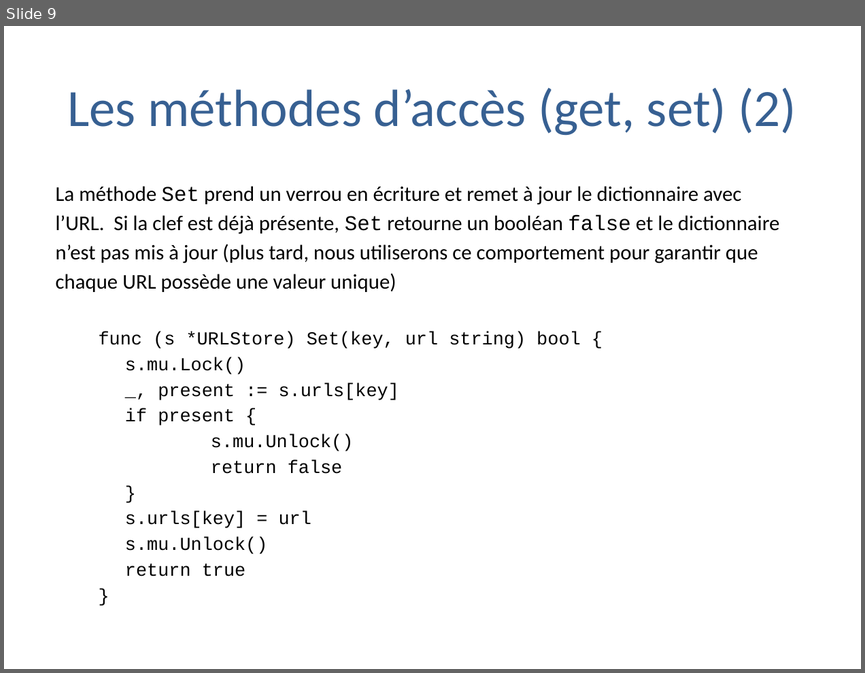
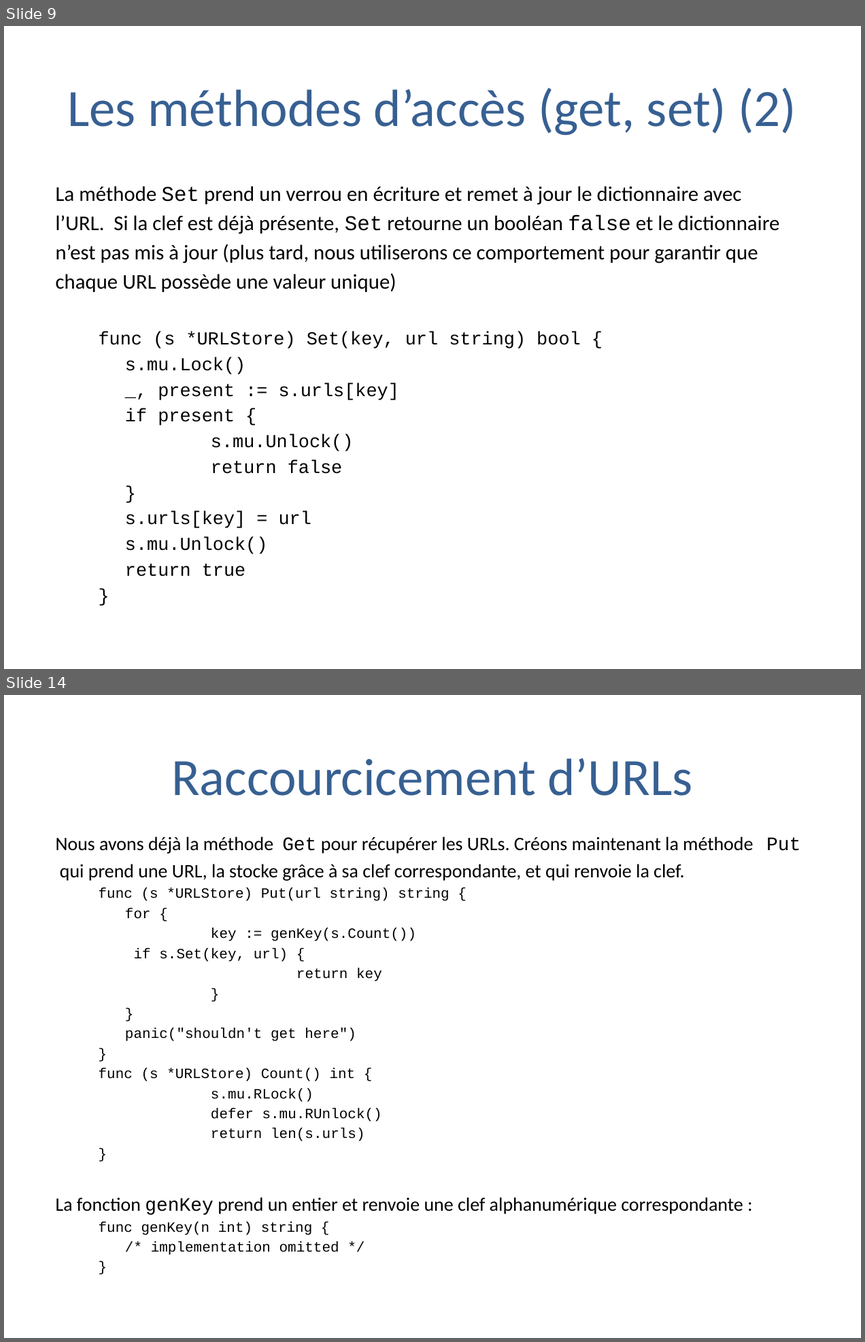
Before and after one commit to trash-anger/golang-france, a slide deck: Go-documentation/cours-general/Pratique de la programmation en go.pptx. Shown one above the other, each under a label of ours: slide 9 before the commit, slides 9 and 14 after it; the slides between them are not shown. The pictures are 865x673 and 865x1342 pixels, drawn with LibreOffice and Linux fonts; fonts in the diff are those of the drawing; background and template pictures are left out. Boxes give left, top, right and bottom in pixels: in the first picture for what was removed or moved away, otherwise in the second. Text is boxed around its words. In the diff, an @@ line names an element or a change of style, - is before the commit and + after.

```diff
--- a/Go-documentation/cours-general/Pratique de la programmation en go.pptx
+++ b/Go-documentation/cours-general/Pratique de la programmation en go.pptx
@@ slide 14 added at (4,695,861,1338), background #FFFFFF @@
@@ title added at (171,758,692,796), 44 pt, text #376092 @@
+Raccourcicement d’URLs
@@ text added at (56,836,800,1255), 12 pt, text #000000 @@
+Nous avons déjà la méthode Get pour récupérer les URLs. Créons maintenant la méthode Put
+qui prend une URL, la stocke grâce à sa clef correspondante, et qui renvoie la clef.
+  func (s *URLStore) Put(url string) string {
+  for {
+  key := genKey(s.Count())
+  if s.Set(key, url) {
+  return key
+  }
+  }
+  panic("shouldn't get here")
+  }
+  func (s *URLStore) Count() int {
+  s.mu.RLock()
+  defer s.mu.RUnlock()
+  return len(s.urls)
+  }
+La fonction genKey prend un entier et renvoie une clef alphanumérique correspondante :
+  func genKey(n int) string {
+  /* implementation omitted */
+  }
```
Also in this commit, not shown: 15 other slides added.
